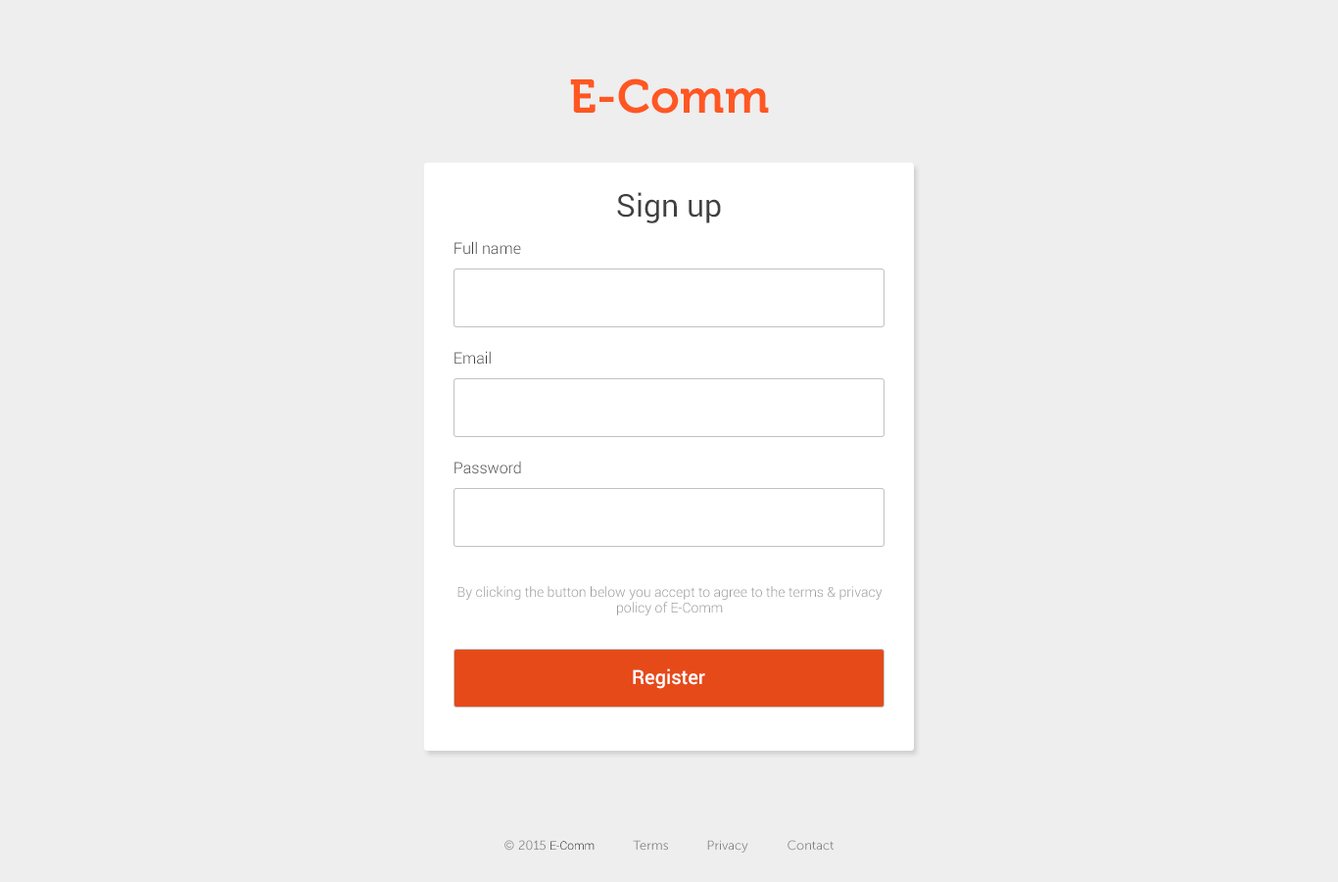
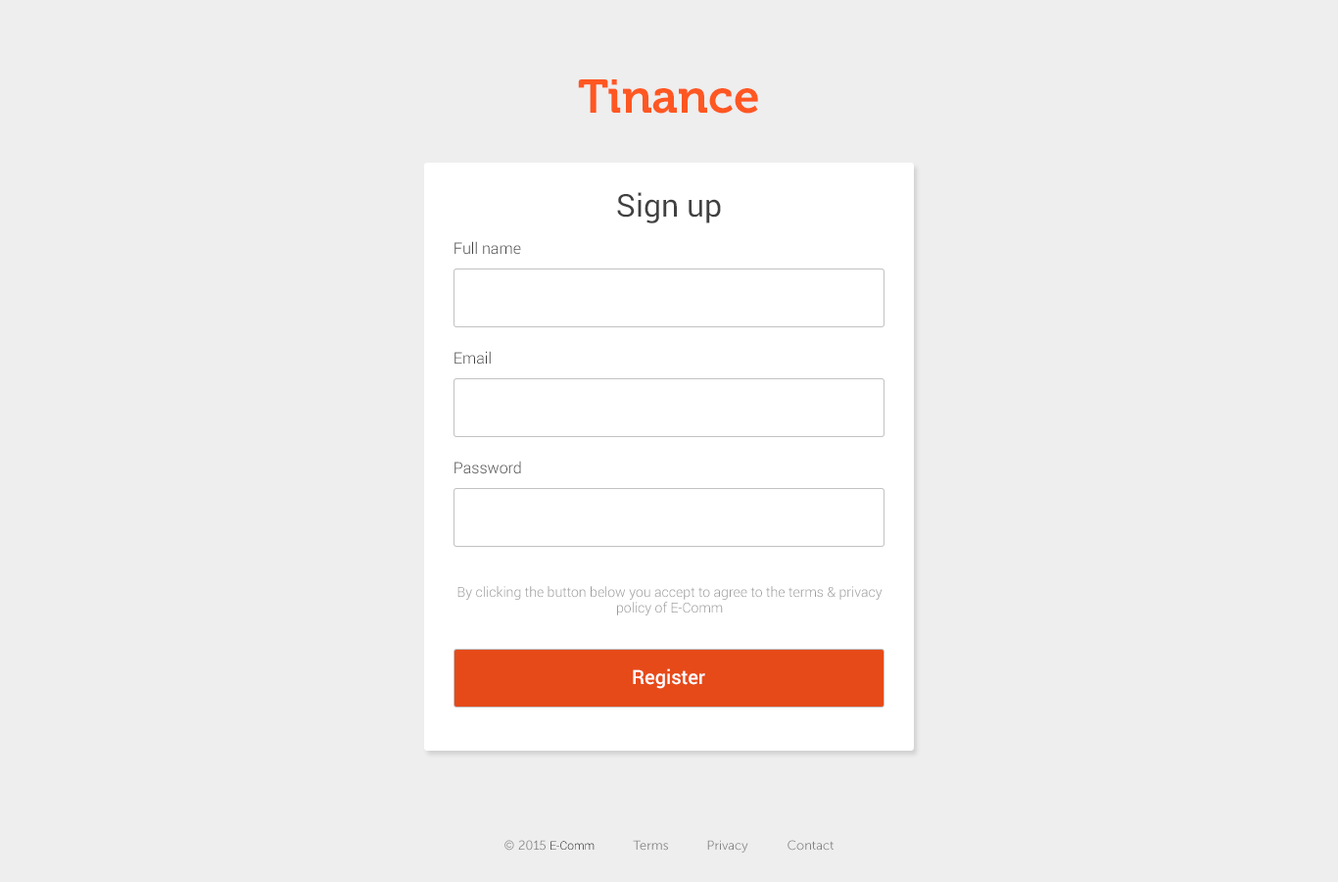
Revision of a layered 1338px x 882px image; what changed, layer by layer:
renamed "E-Comm" to "Tinance.svg", painted on it over [570,78,769,114]
